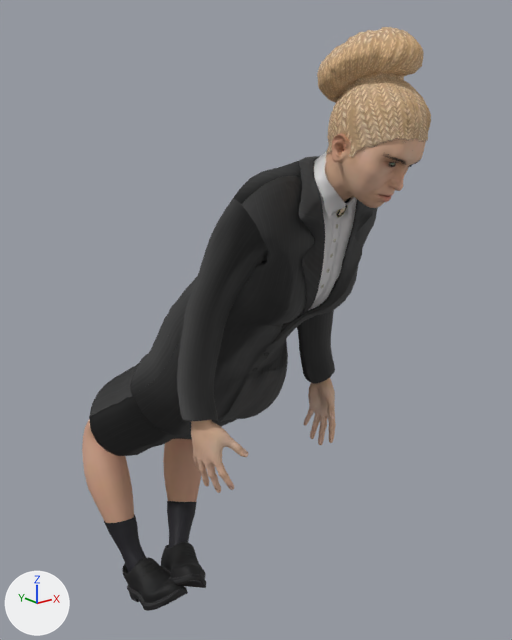
The glTF model assets/personaggi/realistici/crouch/donna-04.glb as it was, and as the next commit left it.
One viewpoint serves both versions: a 50 mm lens placed at (-0.966, -1.384, 1.345), pointed at (0.076, -0.082, 0.824). The lights are fixed; the arrows at lower left show +X, +Y and +Z. The first picture is the older version. Vertices at exactly the same position are counted once.

In view in the first picture: 'Human', 'Human.elvs_braid_bun', 'Human.shoes03', 'Human.toigo_female_suit' and 1 more.
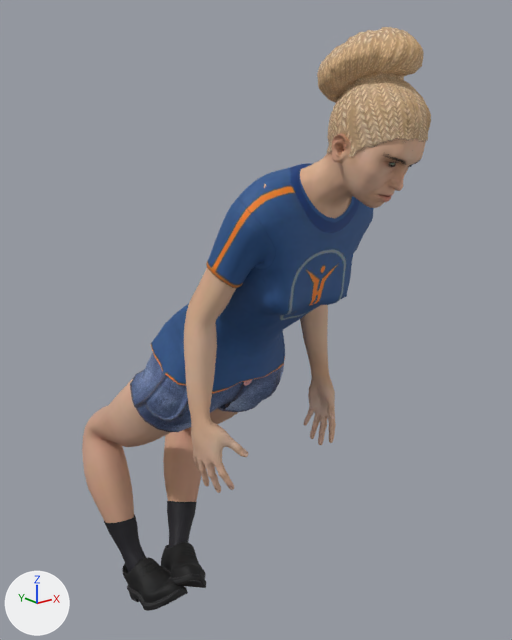
Pixel boxes (x1, y1, x2, y2) of what changed, in the pictures (512 x 640 px):
'Human.toigo_female_suit', deleted: before (89, 151, 378, 456)
'Human.female_casualsuit02', added (blue): after (130, 163, 374, 432)
part 1 of me_base_008, added: after (124, 164, 352, 436)

Diff of the bpy script that builds the scene:
```diff
--- a/assets/personaggi/realistici/crouch/donna-04.glb.py
+++ b/assets/personaggi/realistici/crouch/donna-04.glb.py
@@ img_female_casualsuit02_normal @@
+img_female_casualsuit02_normal = load_image('female_casualsuit02_normal', '_unpacked/female_casualsuit02_normal', 1024, 1024, 'Non-Color')
@@ img_female_casualsuit02_diffuse @@
+img_female_casualsuit02_diffuse = load_image('female_casualsuit02_diffuse', '_unpacked/female_casualsuit02_diffuse', 1024, 1024, 'sRGB')
@@ mat_human_female_casualsuit02 @@
+mat_human_female_casualsuit02 = bpy.data.materials.new('Human.female_casualsuit02')
+# uses the picture img_female_casualsuit02_diffuse
+# uses the picture img_female_casualsuit02_normal
@@ me_base_008 @@
 # used by ob_human; location = (0.0, 0.0, -0.2)
-me_base_008.from_pydata(...)  # 8382 vertices, 16596 faces; spans x -0.228..0.25, y -0.529..0.38, z 0.352..1.584
+me_base_008.from_pydata(...)  # 9512 vertices, 18856 faces; spans x -0.228..0.261, y -0.529..0.38, z 0.352..1.584
+# me_base_008 part 1: 1130 vertices added at x -0.202..0.261, y -0.351..0.164, z 0.724..1.412
 me_base_008.materials.append(mat_human_body_008)
@@ me_female_casualsuit02 @@
+me_female_casualsuit02.from_pydata(...)  # 2876 vertices, 5488 faces; spans x -0.195..0.27, y -0.354..0.14, z 0.74..1.415
+me_female_casualsuit02.materials.append(mat_human_female_casualsuit02)
@@ ob_human_toigo_female_suit @@
-ob_human_toigo_female_suit = bpy.data.objects.new('Human.toigo_female_suit', me_fem_suit)
-ob_human_toigo_female_suit.location = (0.0, 0.0, -0.2)
@@ ob_human_female_casualsuit02 @@
+ob_human_female_casualsuit02 = bpy.data.objects.new('Human.female_casualsuit02', me_female_casualsuit02)
+ob_human_female_casualsuit02.location = (0.0, 0.0, -0.2)
```
